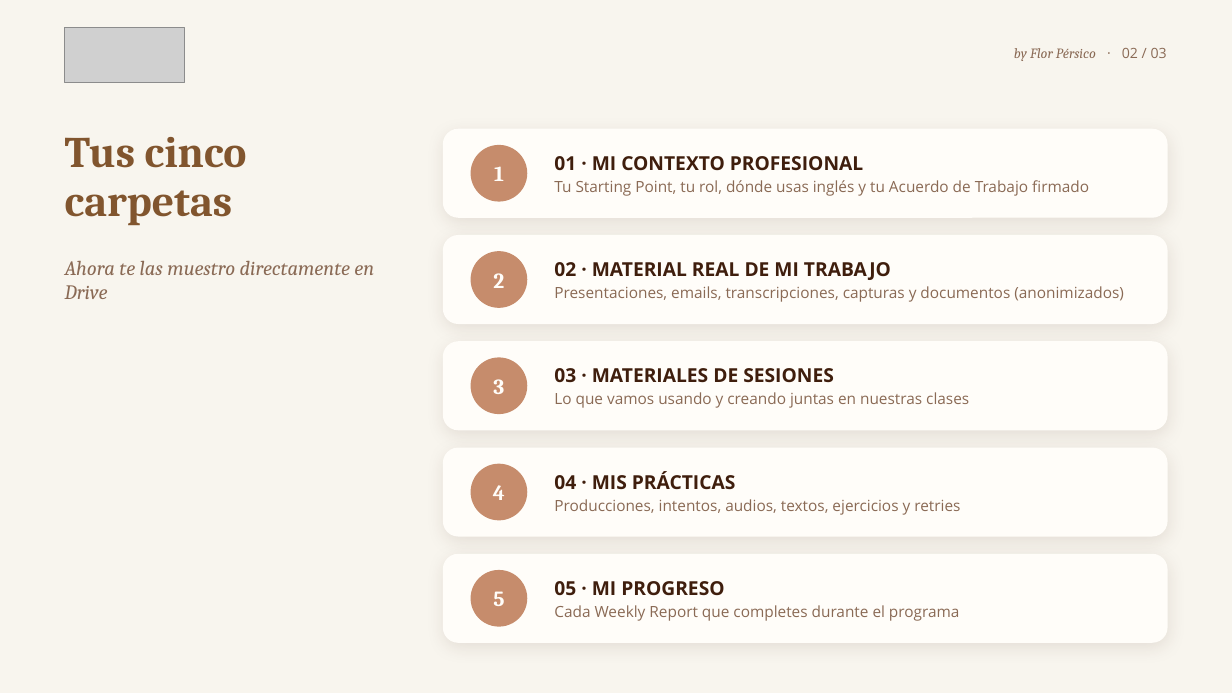
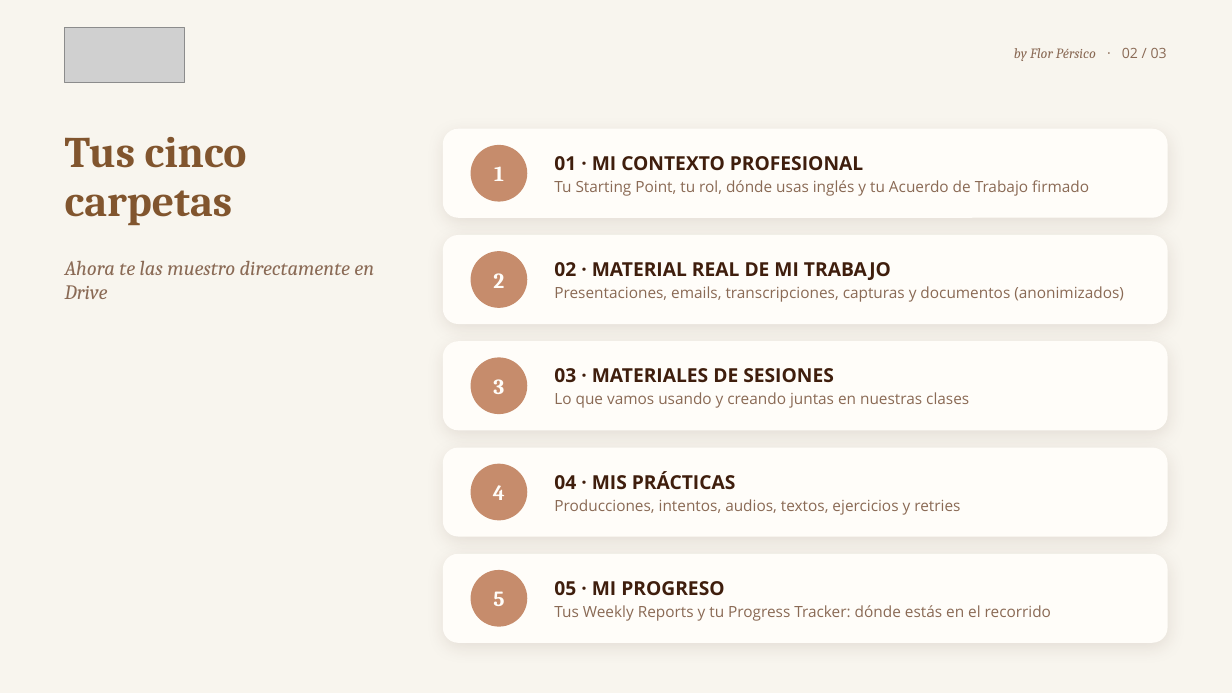
Before and after one commit to florenciapersico-ctrl/brakingbarriersatwork, a slide deck: slide 2 of onboarding/presentaciones/ONB09_Tu_espacio_personal_AT_WORK.pptx. Drawn at 1232x693 pixels with LibreOffice and Linux fonts; fonts in the diff are those of the drawing; grey boxes stand for pictures. Boxes give left, top, right and bottom in pixels: in the first picture for what was removed or moved away, otherwise in the second. Text is boxed around its words. In the diff, an @@ line names an element or a change of style, - is before the commit and + after.

```diff
--- a/onboarding/presentaciones/ONB09_Tu_espacio_personal_AT_WORK.pptx
+++ b/onboarding/presentaciones/ONB09_Tu_espacio_personal_AT_WORK.pptx
@@ text at <box>554,605,1051,621</box>: text changed @@
-Cada Weekly Report que completes durante el programa
+Tus Weekly Reports y tu Progress Tracker: dónde estás en el recorrido
```
Also in this commit, not shown: 10 other files.
